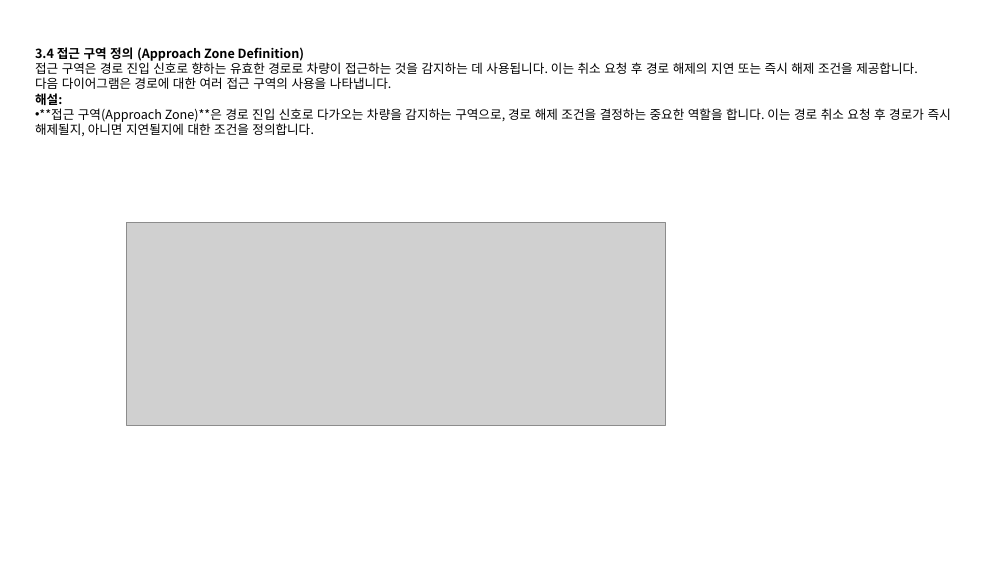
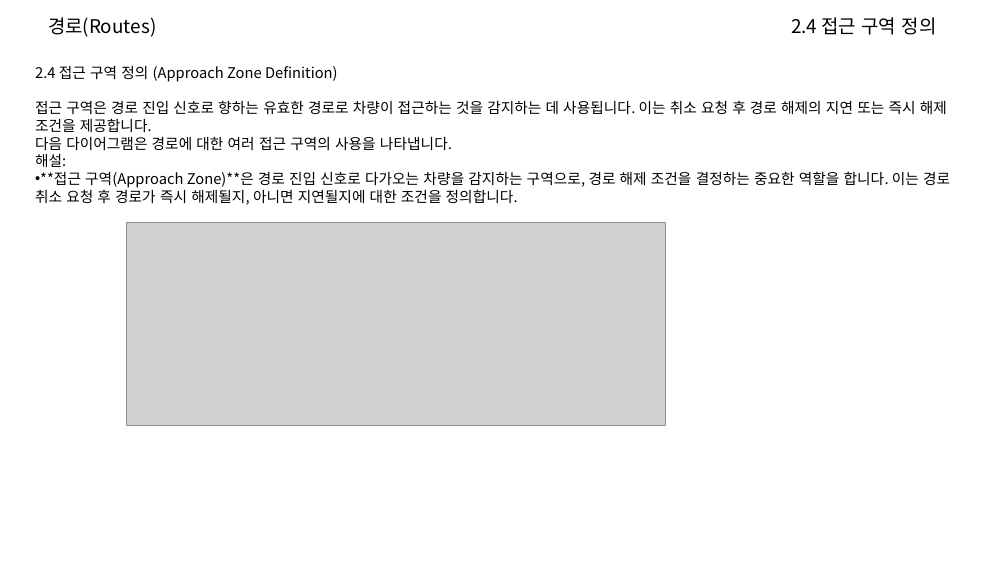
Before and after one commit to adamkim82/eulynx-docs, a slide deck: slide 7 of EULYNX(Eu.Doc.10)-도메인지식.pptx. Drawn at 1008x567 pixels with LibreOffice and Linux fonts; fonts in the diff are those of the drawing; grey boxes stand for pictures. Boxes give left, top, right and bottom in pixels: in the first picture for what was removed or moved away, otherwise in the second. Text is boxed around its words. In the diff, an @@ line names an element or a change of style, - is before the commit and + after.

```diff
--- a/EULYNX(Eu.Doc.10)-도메인지식.pptx
+++ b/EULYNX(Eu.Doc.10)-도메인지식.pptx
@@ text added at <box>48,17,156,37</box>, 18 pt, text #000000 @@
+경로(Routes)
@@ text added at <box>791,17,937,35</box>, 18 pt, text #000000 @@
+2.4 접근 구역 정의
@@ text "2.4 접근 구역 정의 (Approach ...": place and size @@
-text "2.4 접근 구역 정의 (Approach ..." at <box>35,47,951,136</box>
+text "2.4 접근 구역 정의 (Approach ..." at <box>35,66,950,205</box>
@@ text at <box>35,66,947,150</box>: text changed; size 12 to 14 pt @@
-3.4 접근 구역 정의 (Approach Zone Definition)
-접근 구역은 경로 진입 신호로 향하는 유효한 경로로 차량이 접근하는 것을 감지하는 데 사용됩니다. 이는 취소 요청 후 경로 해제의 지연 또는 즉시 해제 조건을 제공합니다.
-다음 다이어그램은 경로에 대한 여러 접근 구역의 사용을 나타냅니다.
+2.4 접근 구역 정의 (Approach Zone Definition)
+접근 구역은 경로 진입 신호로 향하는 유효한 경로로 차량이 접근하는 것을 감지하는 데 사용됩니다. 이는 취소 요청 후 경로 해제의 지연 또는 즉시 해제 조건을 제공합니다.
+다음 다이어그램은 경로에 대한 여러 접근 구역의 사용을 나타냅니다.
@@ text at <box>35,154,950,205</box>: size 12 to 14 pt in "해설:", "**접근 구역(Approach Zone)**은 경로 진입 신호로 다가오는 ..."; bold off in "해설:" @@
```
Also in this commit, not shown: 7 other slides changed, 2 slides added.
